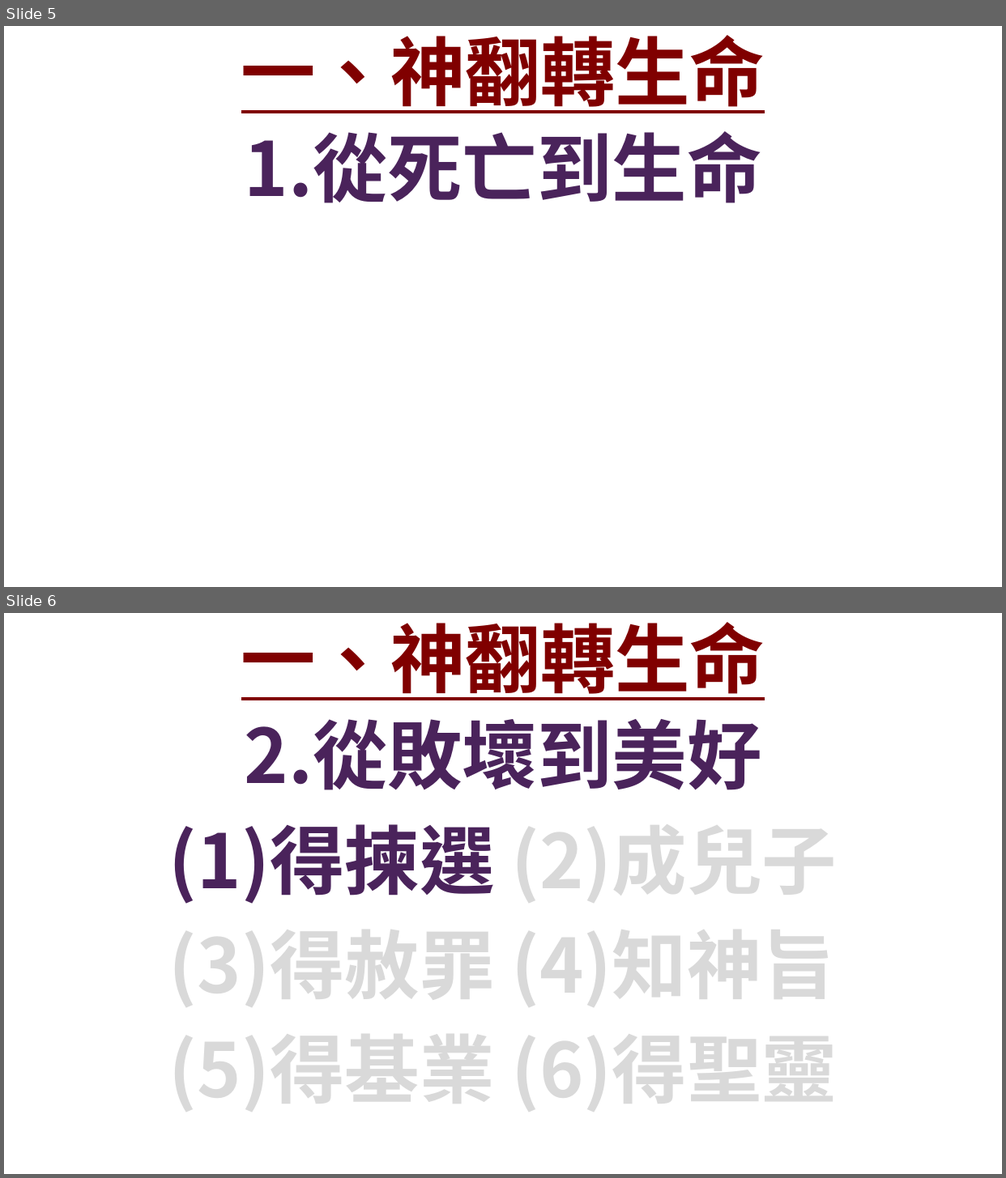
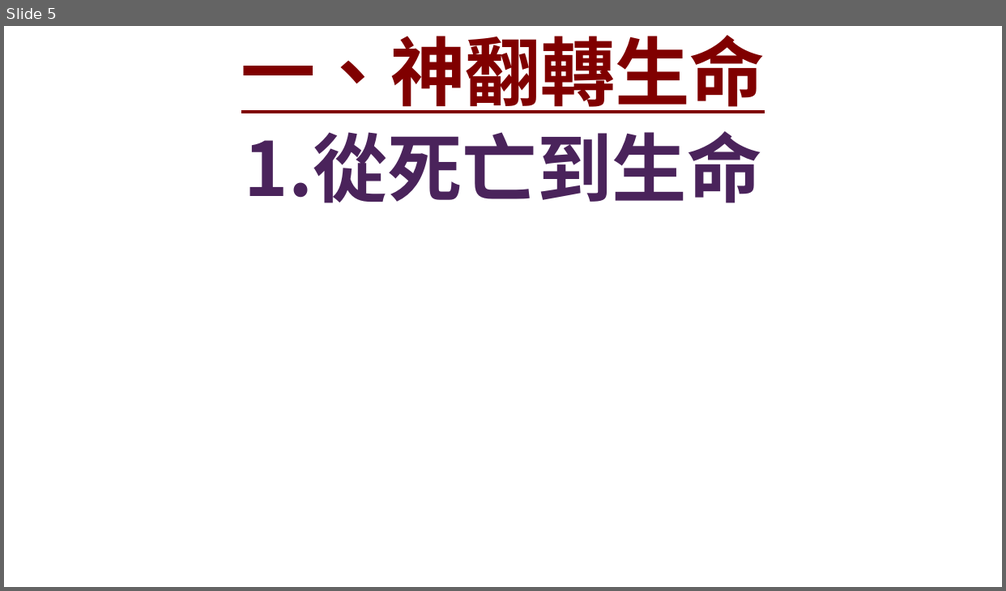
Before and after one commit to Rye-GT500/FaithSlide, a slide deck: template.pptx. Shown one above the other, each under a label of ours: slides 5 and 6 before the commit, slide 5 after it. The pictures are 1006x1178 and 1006x591 pixels, drawn with LibreOffice and Linux fonts; fonts in the diff are those of the drawing; background and template pictures are left out. Boxes give left, top, right and bottom in pixels: in the first picture for what was removed or moved away, otherwise in the second. Text is boxed around its words. In the diff, an @@ line names an element or a change of style, - is before the commit and + after.

```diff
--- a/template.pptx
+++ b/template.pptx
@@ slide 6 removed at [4, 613, 1002, 1174], background picture (left out) @@
@@ title removed at [241, 622, 765, 700] @@
-一、神翻轉生命
@@ text removed at [169, 719, 837, 1120] @@
-2.從敗壞到美好
-(1)得揀選 (2)成兒子
-(3)得赦罪 (4)知神旨
-(5)得基業 (6)得聖靈
```
Also in this commit, not shown: 1 slide added, 3 other files.
